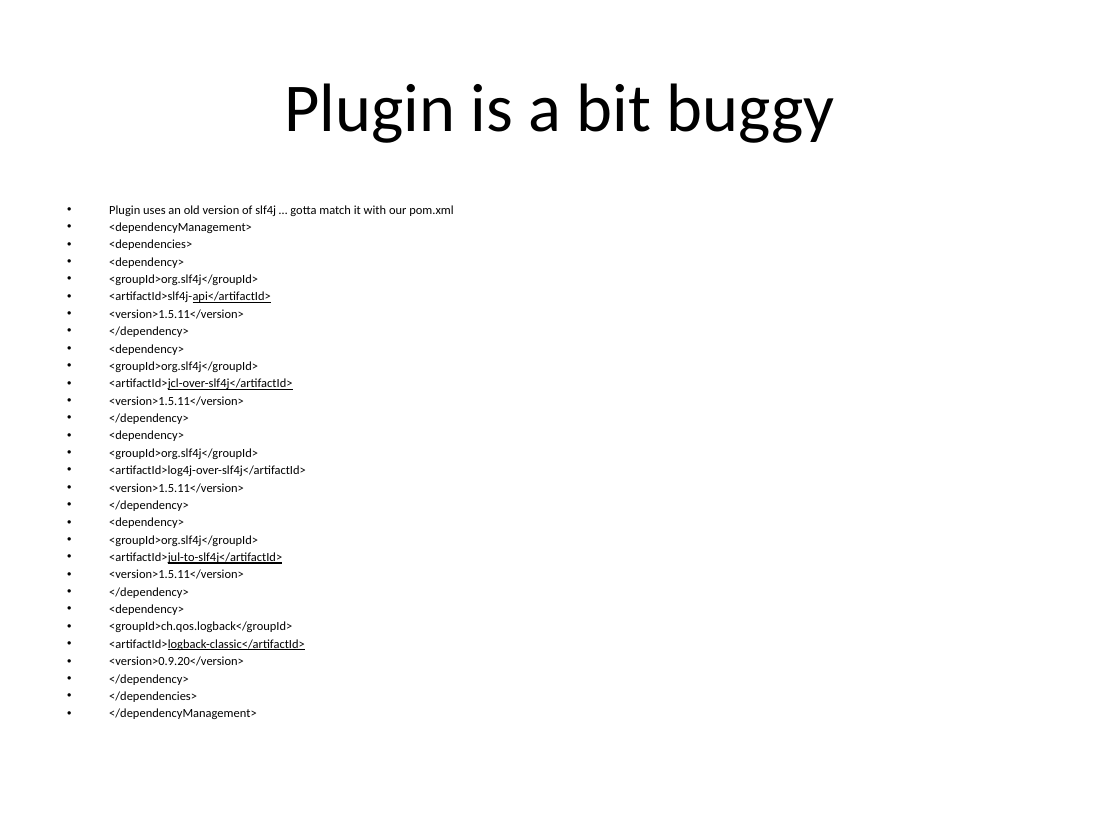
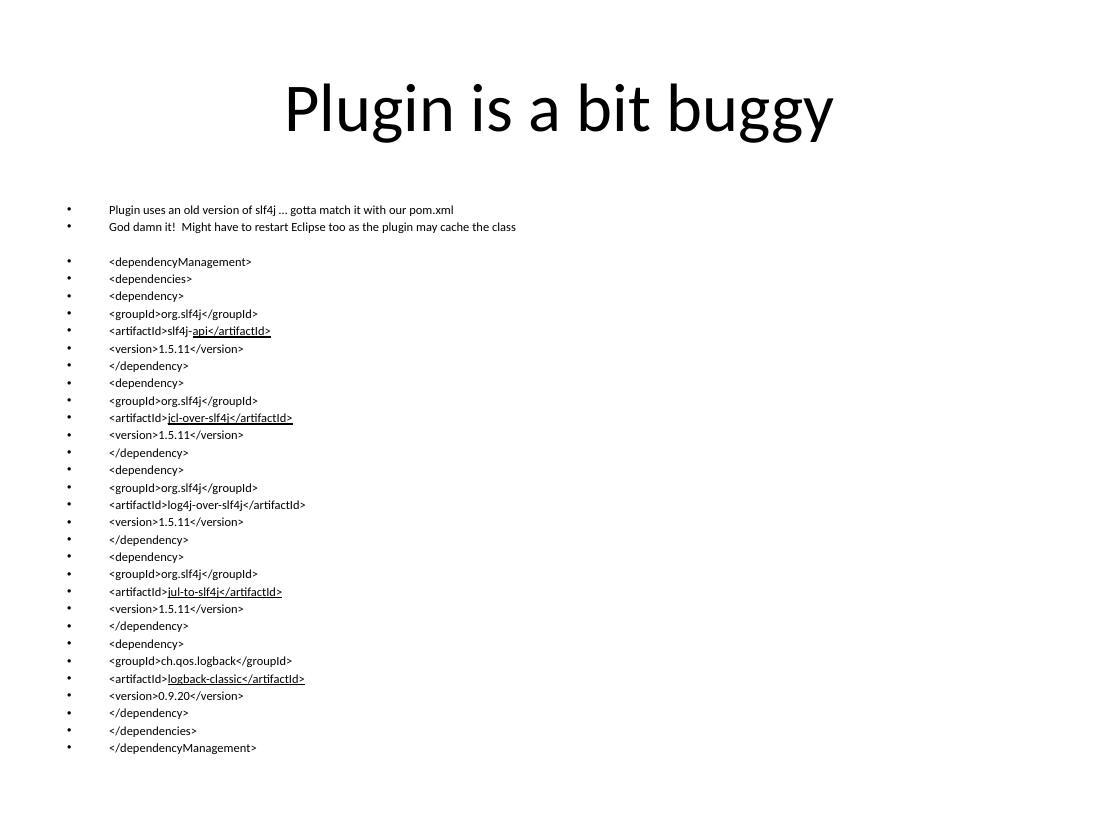
Before and after one commit to hchan/comp2613, a slide deck: slide 9 of ormRevEng.pptx (slide 8 before the commit). Drawn at 1120x840 pixels with LibreOffice and Linux fonts; fonts in the diff are those of the drawing. Boxes give left, top, right and bottom in pixels: in the first picture for what was removed or moved away, otherwise in the second. Text is boxed around its words. In the diff, an @@ line names an element or a change of style, - is before the commit and + after.

```diff
--- a/ormRevEng.pptx
+++ b/ormRevEng.pptx
@@ text at bbox=[109, 222, 516, 233]: paragraph added @@
+• God damn it! Might have to restart Eclipse too as the plugin may cache the class
```
Also in this commit, not shown: 10 slides added, 1 slide removed, 39 other files.
